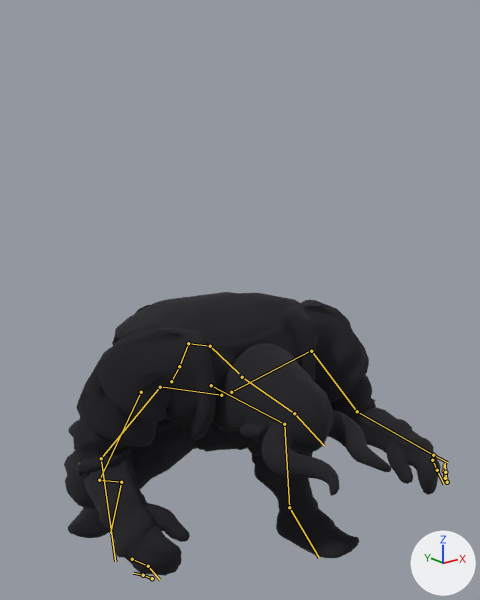
The glTF model v2/assets/models/boss.glb, before and after one commit.
Before and after are seen from a 50 mm lens placed at (-1.149, -1.668, 1.444), pointed at (0.042, -0.179, 0.849). The axes (+X, +Y, +Z) are drawn at lower right. The lights are the same throughout. The older version comes first. Both versions are drawn at frame 0 of the action 'M2M_Hit'; the numbers are the values there. The bones that change, and the others that lie on the model, are drawn over the model as lines.

Objects in the first picture: 'Boss_Outline'.
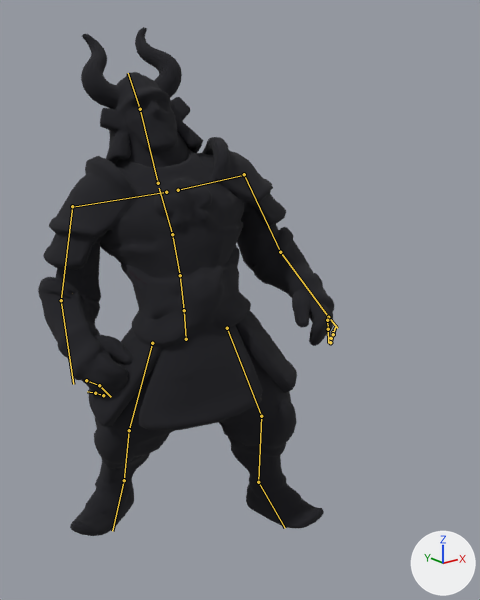
Changed parts and their boxes (x1, y1, x2, y2) in the pictures (480 x 600 px):
'Boss_Outline', posed (21% narrower, 79% taller): before (64, 292, 441, 576); after (38, 27, 334, 536)
bone 'pelvis', root to tip: before (171, 381) to (179, 366); after (186, 339) to (184, 310)
bone 'spine_02', root to tip: before (188, 343) to (210, 346); after (180, 275) to (172, 234)
bone 'spine_03', root to tip: before (210, 346) to (239, 373); after (172, 234) to (159, 188)
bone 'upperarm_l', root to tip: before (311, 351) to (357, 411); after (244, 174) to (280, 252)
bone 'lowerarm_l', root to tip: before (357, 411) to (433, 455); after (280, 252) to (328, 317)
bone 'upperarm_r', root to tip: before (160, 387) to (101, 458); after (72, 206) to (61, 300)
bone 'lowerarm_r', root to tip: before (101, 458) to (115, 561); after (61, 300) to (73, 384)
bone 'neck_01', root to tip: before (242, 377) to (294, 413); after (158, 183) to (140, 109)
bone 'head', root to tip: before (294, 413) to (324, 445); after (140, 109) to (128, 73)
bone 'thigh_l', root to tip: before (211, 385) to (284, 424); after (227, 328) to (261, 416)
bone 'calf_l', root to tip: before (284, 424) to (289, 507); after (261, 416) to (258, 482)
bone 'foot_l', root to tip: before (289, 507) to (319, 557); after (258, 482) to (285, 528)
bone 'thigh_r', root to tip: before (141, 392) to (99, 480); after (152, 343) to (129, 430)
bone 'calf_r', root to tip: before (99, 480) to (121, 482); after (129, 430) to (124, 480)
bone 'foot_r', root to tip: before (121, 482) to (110, 533); after (124, 480) to (112, 531)

The edits, one by one:
Bone 'pelvis' (bone_pelvis) moves from (0.004, -0.255, -0.041) to (0.004, -0.047, 0.005).
Bone 'pelvis' (bone_pelvis) turns from (23, -13, -3) to (-16, -12, 6) degrees about its own x, y and z.
Bone 'spine_02' (bone_spine_02) turns from (54, 5, -4) to (2, 0, 2) degrees about its own x, y and z.
Bone 'spine_03' (bone_spine_03) turns from (40, 9, 0) to (2, 0, 2) degrees about its own x, y and z.
Bone 'upperarm_l' (bone_upperarm_l) turns from (38, -12, 34) to (-6, -4, -70) degrees about its own x, y and z.
Bone 'lowerarm_l' (bone_lowerarm_l) turns from (77, -121, -21) to (31, 5, 1) degrees about its own x, y and z.
Bone 'upperarm_r' (bone_upperarm_r) turns from (72, -2, 1) to (-9, 5, 68) degrees about its own x, y and z.
Bone 'lowerarm_r' (bone_lowerarm_r) turns from (35, 100, -41) to (41, -20, 0) degrees about its own x, y and z.
Bone 'neck_01' (bone_neck_01) turns from (-38, -5, 5) to (-18, 1, 1) degrees about its own x, y and z.
Bone 'head' (bone_head) turns from (27, 2, -1) to (0, 0, 0) degrees about its own x, y and z.
Bone 'thigh_l' (bone_thigh_l) turns from (-102, -26, 3) to (-4, -11, -10) degrees about its own x, y and z.
Bone 'calf_l' (bone_calf_l) turns from (59, 0, 0) to (21, 0, 0) degrees about its own x, y and z.
Bone 'foot_l' (bone_foot_l) turns from (19, 3, 20) to (0, -5, 9) degrees about its own x, y and z.
Bone 'thigh_r' (bone_thigh_r) turns from (-63, 41, -4) to (25, 26, 31) degrees about its own x, y and z.
Bone 'calf_r' (bone_calf_r) turns from (89, 0, 0) to (12, 0, 0) degrees about its own x, y and z.
Bone 'foot_r' (bone_foot_r) turns from (-43, -3, -17) to (-12, 9, -14) degrees about its own x, y and z.
